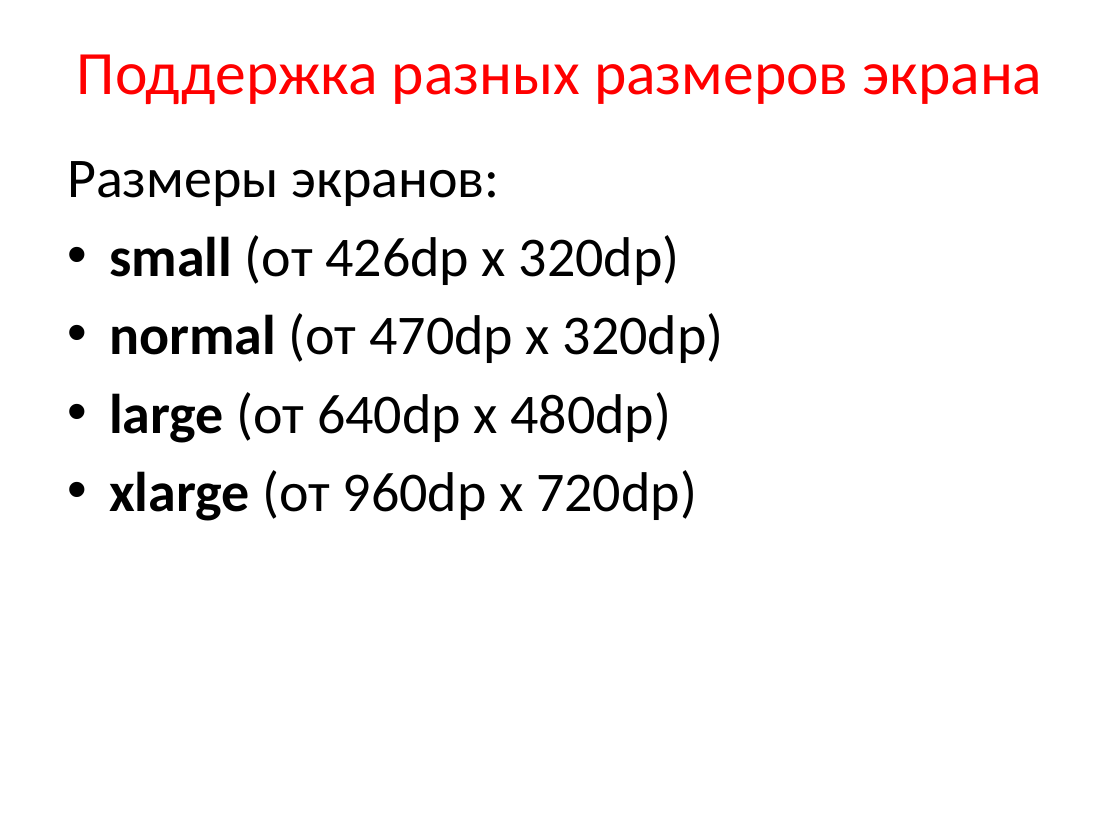
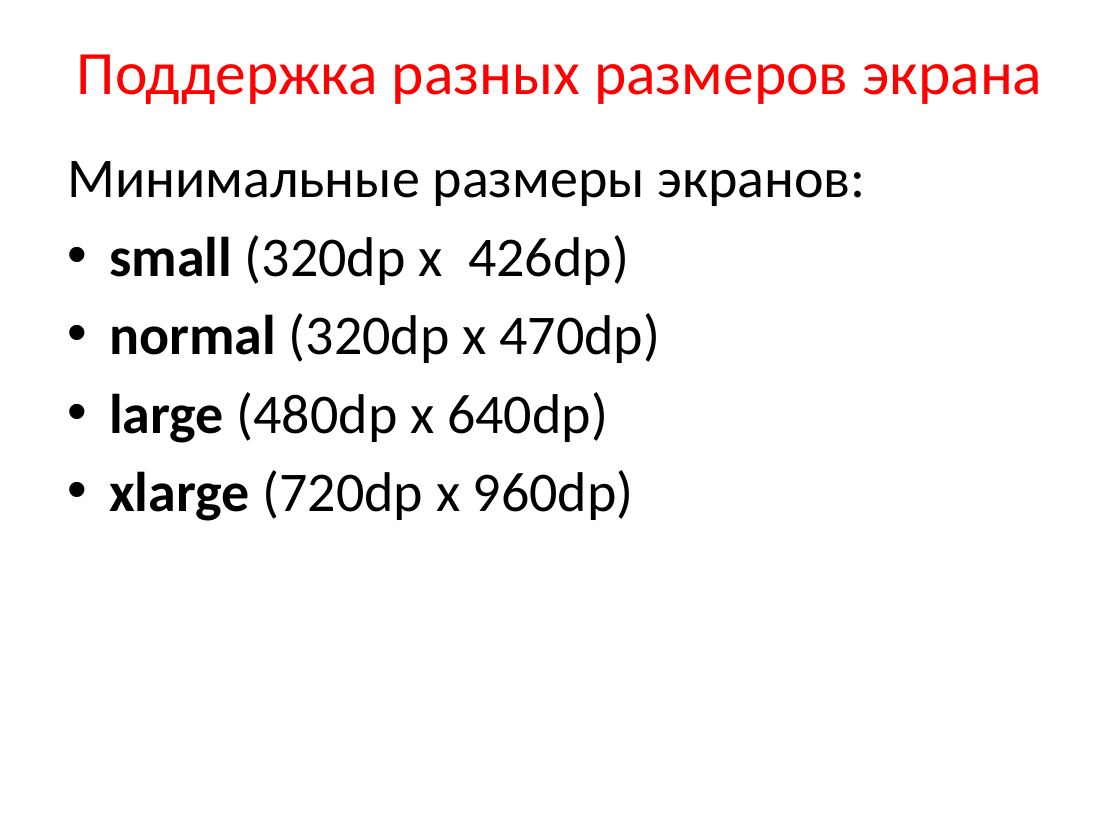
Before and after one commit to maxchv/Android, a slide deck: slide 8 of presentation/3_BasicUI.pptx. Drawn at 1120x840 pixels with LibreOffice and Linux fonts; fonts in the diff are those of the drawing. Boxes give left, top, right and bottom in pixels: in the first picture for what was removed or moved away, otherwise in the second. Text is boxed around its words. In the diff, an @@ line names an element or a change of style, - is before the commit and + after.

```diff
--- a/presentation/3_BasicUI.pptx
+++ b/presentation/3_BasicUI.pptx
@@ text at bbox=[67, 161, 865, 521]: text changed @@
-Размеры экранов:
-• small (от 426dp x 320dp)
-• normal (от 470dp x 320dp)
-• large (от 640dp x 480dp)
-• xlarge (от 960dp x 720dp)
+Минимальные размеры экранов:
+• small (320dp x 426dp)
+• normal (320dp x 470dp)
+• large (480dp x 640dp)
+• xlarge (720dp x 960dp)
```
Also in this commit, not shown: 20 other slides changed, 8 slides added, 10 slides removed.
